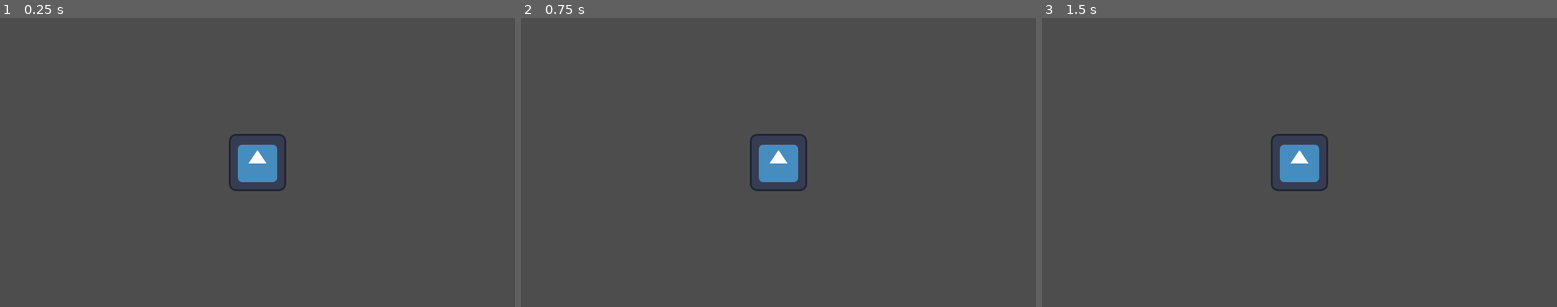
Above: before the commit, frames 1-3 (left to right).
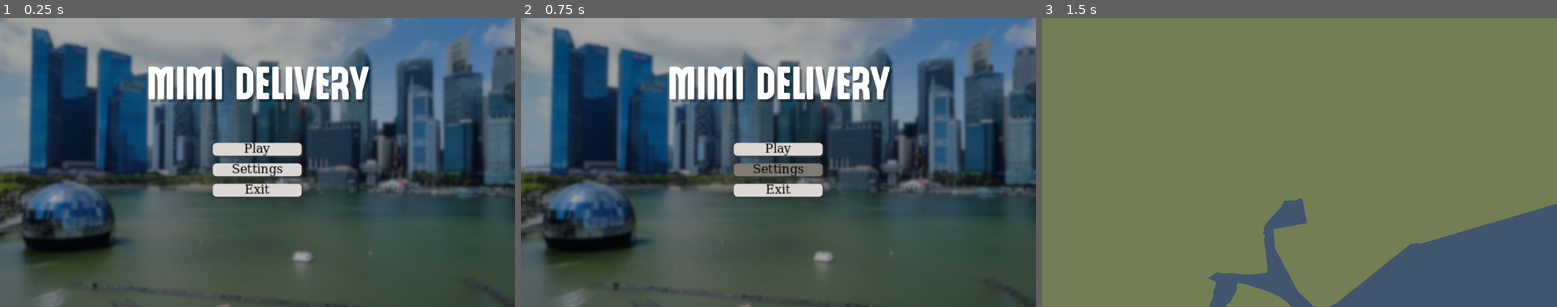
Above: after the commit, the same moments.

Repository: Glitch752/mimiDelivery
Game: Godot game, scene res://scenes/Menu.tscn
Two runs of this game, one before a commit and one after it. Both use one fixed random seed, a clock stepped at 60 frames per second and the inputs below. Before the commit the project starts from res://scenes/mainCharacter.tscn. The engine's default icon, where the game draws it, is replaced by a stand-in: a white triangle on a blue panel in a dark square.
Inputs (mouse positions are in pixels of both pictures, inside the frame that each line leads up to):
- Up to frame 1 (0.25 s): no input
- Up to frame 2 (0.75 s): click (778, 168) at 0.5 s, where only the run after the commit has a clickable "Settings"
- Up to frame 3 (1.5 s): click (1299, 148) at 1.25 s, where only the run after the commit has a clickable "Play"

The runs differ from the first frame. In frame 1, 68% of the frame differs, in the area x 0-100%, y 0-100%; in frame 2, 68%; in frame 3, 100%.

Commit message:
Added main menu

Diff:
--- /dev/null
+++ b/Scripts/menu.gd
@@ -0,0 +1,28 @@
+extends Control
+
+
+# Called when the node enters the scene tree for the first time.
+func _ready() -> void:
+	pass # Replace with function body.
+
+
+# Called every frame. 'delta' is the elapsed time since the previous frame.
+func _process(delta: float) -> void:
+	pass
+
+
+func _on_settings_pressed() -> void:
+	print("settings pressed")
+	pass # Replace with function body.
+
+
+func _on_start_pressed() -> void:
+	print("start pressed")
+	get_tree().change_scene_to_file("res://scenes/Level.tscn")
+	pass # Replace with function body.
+
+
+func _on_exit_pressed() -> void:
+	print("exit pressed")
+	get_tree().quit()
+	pass # Replace with function body.
--- a/project.godot
+++ b/project.godot
@@ -11,7 +11,7 @@
 [application]
 
 config/name="Mimi Delivery"
-run/main_scene="uid://c6a2gml8bh40a"
+run/main_scene="uid://pm7u4otuwp1v"
 config/features=PackedStringArray("4.6", "GL Compatibility")
 config/icon="res://icon.svg"
 
--- a/scenes/Menu.tscn
+++ b/scenes/Menu.tscn
@@ -1,9 +1,194 @@
 [gd_scene format=3 uid="uid://pm7u4otuwp1v"]
 
-[node name="Control" type="Control" unique_id=1872250832]
+[ext_resource type="Script" uid="uid://v6fk25c12w22" path="res://Scripts/menu.gd" id="1_11y2r"]
+[ext_resource type="Texture2D" uid="uid://c2l5bm5sk6sdn" path="res://images/slide1.png" id="1_xdvgc"]
+[ext_resource type="FontFile" uid="uid://dxoh6dv0ovod5" path="res://fonts/Resoft.ttf" id="2_upctu"]
+
+[sub_resource type="StyleBoxTexture" id="StyleBoxTexture_upctu"]
+texture = ExtResource("1_xdvgc")
+modulate_color = Color(0.65012825, 0.6501283, 0.65012825, 1)
+
+[sub_resource type="FontFile" id="FontFile_lumdm"]
+subpixel_positioning = 0
+msdf_pixel_range = 14
+msdf_size = 128
+cache/0/variation_coordinates = {}
+cache/0/face_index = 0
+cache/0/embolden = 0.0
+cache/0/transform = Transform2D(1, 0, 0, 1, 0, 0)
+cache/0/spacing_top = 0
+cache/0/spacing_bottom = 0
+cache/0/spacing_space = 0
+cache/0/spacing_glyph = 0
+cache/0/baseline_offset = 0.0
+cache/0/16/0/ascent = 0.0
+cache/0/16/0/descent = 0.0
+cache/0/16/0/underline_position = 0.0
+cache/0/16/0/underline_thickness = 0.0
+cache/0/16/0/scale = 1.0
+
+[sub_resource type="StyleBoxFlat" id="StyleBoxFlat_xdvgc"]
+bg_color = Color(0.85755926, 0.84526587, 0.8350678, 1)
+corner_radius_top_left = 5
+corner_radius_top_right = 5
+corner_radius_bottom_right = 5
+corner_radius_bottom_left = 5
+shadow_color = Color(0.21230498, 0.2123048, 0.21230483, 0.6)
+shadow_size = 2
+shadow_offset = Vector2(1.275, 1.585)
+
+[sub_resource type="StyleBoxFlat" id="StyleBoxFlat_upctu"]
+bg_color = Color(0.23921569, 0.22352941, 0.21176471, 1)
+corner_radius_top_left = 5
+corner_radius_top_right = 5
+corner_radius_bottom_right = 5
+corner_radius_bottom_left = 5
+shadow_color = Color(0.21230498, 0.2123048, 0.21230483, 0.6)
+shadow_size = 2
+shadow_offset = Vector2(1.275, 1.585)
+
+[sub_resource type="StyleBoxFlat" id="StyleBoxFlat_11y2r"]
+bg_color = Color(0.5019608, 0.48235294, 0.45882353, 1)
+corner_radius_top_left = 5
+corner_radius_top_right = 5
+corner_radius_bottom_right = 5
+corner_radius_bottom_left = 5
+shadow_color = Color(0.21230498, 0.2123048, 0.21230483, 0.6)
+shadow_size = 2
+shadow_offset = Vector2(1.275, 1.585)
+
+[sub_resource type="StyleBoxFlat" id="StyleBoxFlat_o0tnf"]
+bg_color = Color(0.23921569, 0.22352941, 0.21176471, 1)
+corner_radius_top_left = 5
+corner_radius_top_right = 5
+corner_radius_bottom_right = 5
+corner_radius_bottom_left = 5
+shadow_color = Color(0.21230498, 0.2123048, 0.21230483, 0.6)
+shadow_size = 2
+shadow_offset = Vector2(1.275, 1.585)
+
+[sub_resource type="StyleBoxFlat" id="StyleBoxFlat_jmdev"]
+bg_color = Color(0.5019608, 0.48235294, 0.45882353, 1)
+corner_radius_top_left = 5
+corner_radius_top_right = 5
+corner_radius_bottom_right = 5
+corner_radius_bottom_left = 5
+shadow_color = Color(0.21230498, 0.2123048, 0.21230483, 0.6)
+shadow_size = 2
+shadow_offset = Vector2(1.275, 1.585)
+
+[sub_resource type="StyleBoxFlat" id="StyleBoxFlat_b6cxs"]
+bg_color = Color(0.23921569, 0.22352941, 0.21176471, 1)
+corner_radius_top_left = 5
+corner_radius_top_right = 5
+corner_radius_bottom_right = 5
+corner_radius_bottom_left = 5
+shadow_color = Color(0.21230498, 0.2123048, 0.21230483, 0.6)
+shadow_size = 2
+shadow_offset = Vector2(1.275, 1.585)
+
+[sub_resource type="StyleBoxFlat" id="StyleBoxFlat_aaywf"]
+bg_color = Color(0.5019608, 0.48235294, 0.45882353, 1)
+corner_radius_top_left = 5
+corner_radius_top_right = 5
+corner_radius_bottom_right = 5
+corner_radius_bottom_left = 5
+shadow_color = Color(0.21230498, 0.2123048, 0.21230483, 0.6)
+shadow_size = 2
+shadow_offset = Vector2(1.275, 1.585)
+
+[node name="MainMenu" type="Control" unique_id=1872250832]
 layout_mode = 3
 anchors_preset = 15
 anchor_right = 1.0
 anchor_bottom = 1.0
 grow_horizontal = 2
 grow_vertical = 2
+script = ExtResource("1_11y2r")
+
+[node name="Panel" type="Panel" parent="." unique_id=2124573477]
+layout_mode = 1
+anchors_preset = 15
+anchor_right = 1.0
+anchor_bottom = 1.0
+grow_horizontal = 2
+grow_vertical = 2
+theme_override_styles/panel = SubResource("StyleBoxTexture_upctu")
+
+[node name="VBoxContainer" type="VBoxContainer" parent="." unique_id=1638724063]
+layout_mode = 1
+anchors_preset = 8
+anchor_left = 0.5
+anchor_top = 0.5
+anchor_right = 0.5
+anchor_bottom = 0.5
+offset_left = -100.0
+offset_top = -44.5
+offset_right = 17.647095
+offset_bottom = 45.20587
+grow_horizontal = 2
+grow_vertical = 2
+scale = Vector2(1.7, 1.7)
+theme_override_constants/separation = 10
+
+[node name="Button" type="Button" parent="VBoxContainer" unique_id=1846326836]
+layout_mode = 2
+theme_override_colors/font_color = Color(0, 0, 0, 1)
+theme_override_colors/font_focus_color = Color(0, 0, 0, 1)
+theme_override_colors/font_pressed_color = Color(0, 0, 0, 1)
+theme_override_colors/font_hover_color = Color(0, 0, 0, 1)
+theme_override_fonts/font = SubResource("FontFile_lumdm")
+theme_override_styles/normal = SubResource("StyleBoxFlat_xdvgc")
+theme_override_styles/pressed = SubResource("StyleBoxFlat_upctu")
+theme_override_styles/hover = SubResource("StyleBoxFlat_11y2r")
+text = "Play"
+
+[node name="Button2" type="Button" parent="VBoxContainer" unique_id=240220314]
+layout_mode = 2
+theme_override_colors/font_color = Color(0, 0, 0, 1)
+theme_override_colors/font_focus_color = Color(0, 0, 0, 1)
+theme_override_colors/font_pressed_color = Color(0, 0, 0, 1)
+theme_override_colors/font_hover_color = Color(0, 0, 0, 1)
+theme_override_fonts/font = SubResource("FontFile_lumdm")
+theme_override_styles/normal = SubResource("StyleBoxFlat_xdvgc")
+theme_override_styles/pressed = SubResource("StyleBoxFlat_o0tnf")
+theme_override_styles/hover = SubResource("StyleBoxFlat_jmdev")
+text = "Settings
+"
+
+[node name="Button3" type="Button" parent="VBoxContainer" unique_id=1088991998]
+layout_mode = 2
+theme_override_colors/font_color = Color(0, 0, 0, 1)
+theme_override_colors/font_focus_color = Color(0, 0, 0, 1)
+theme_override_colors/font_pressed_color = Color(0, 0, 0, 1)
+theme_override_colors/font_hover_color = Color(0, 0, 0, 1)
+theme_override_fonts/font = SubResource("FontFile_lumdm")
+theme_override_styles/normal = SubResource("StyleBoxFlat_xdvgc")
+theme_override_styles/pressed = SubResource("StyleBoxFlat_b6cxs")
+theme_override_styles/hover = SubResource("StyleBoxFlat_aaywf")
+text = "Exit
+"
+
+[node name="Label" type="Label" parent="." unique_id=1554930494]
+layout_mode = 1
+anchors_preset = 8
+anchor_left = 0.5
+anchor_top = 0.5
+anchor_right = 0.5
+anchor_bottom = 0.5
+offset_left = -248.5
+offset_top = -223.0
+offset_right = 248.5
+offset_bottom = -121.0
+grow_horizontal = 2
+grow_vertical = 2
+theme_override_colors/font_shadow_color = Color(0, 0, 0, 0.3019608)
+theme_override_constants/shadow_offset_x = 5
+theme_override_constants/shadow_offset_y = 6
+theme_override_fonts/font = ExtResource("2_upctu")
+theme_override_font_sizes/font_size = 105
+text = "Mimi Delivery"
+
+[connection signal="pressed" from="VBoxContainer/Button" to="." method="_on_start_pressed"]
+[connection signal="pressed" from="VBoxContainer/Button2" to="." method="_on_settings_pressed"]
+[connection signal="pressed" from="VBoxContainer/Button3" to="." method="_on_exit_pressed"]
--- a/scenes/mainCharacter.tscn
+++ b/scenes/mainCharacter.tscn
@@ -1,6 +1,6 @@
 [gd_scene format=3 uid="uid://c6a2gml8bh40a"]
 
-[ext_resource type="Script" uid="uid://du4nkyyfsiefs" path="res://scenes/player.gd" id="1_0n537"]
+[ext_resource type="Script" uid="uid://du4nkyyfsiefs" path="res://Scripts/player.gd" id="1_0n537"]
 [ext_resource type="Texture2D" uid="uid://c6o77ns2pacnc" path="res://icon.svg" id="2_trh3t"]
 
 [sub_resource type="RectangleShape2D" id="RectangleShape2D_gff5m"]
Not shown, added: Scripts/menu.gd.uid
Renamed: scenes/player.gd -> Scripts/player.gd
Renamed: scenes/player.gd.uid -> Scripts/player.gd.uid
Binary file added: fonts/Resoft.ttf
Not shown, added: fonts/Resoft.ttf.import
Binary file added: images/slide1.png
Not shown, added: images/slide1.png.import
